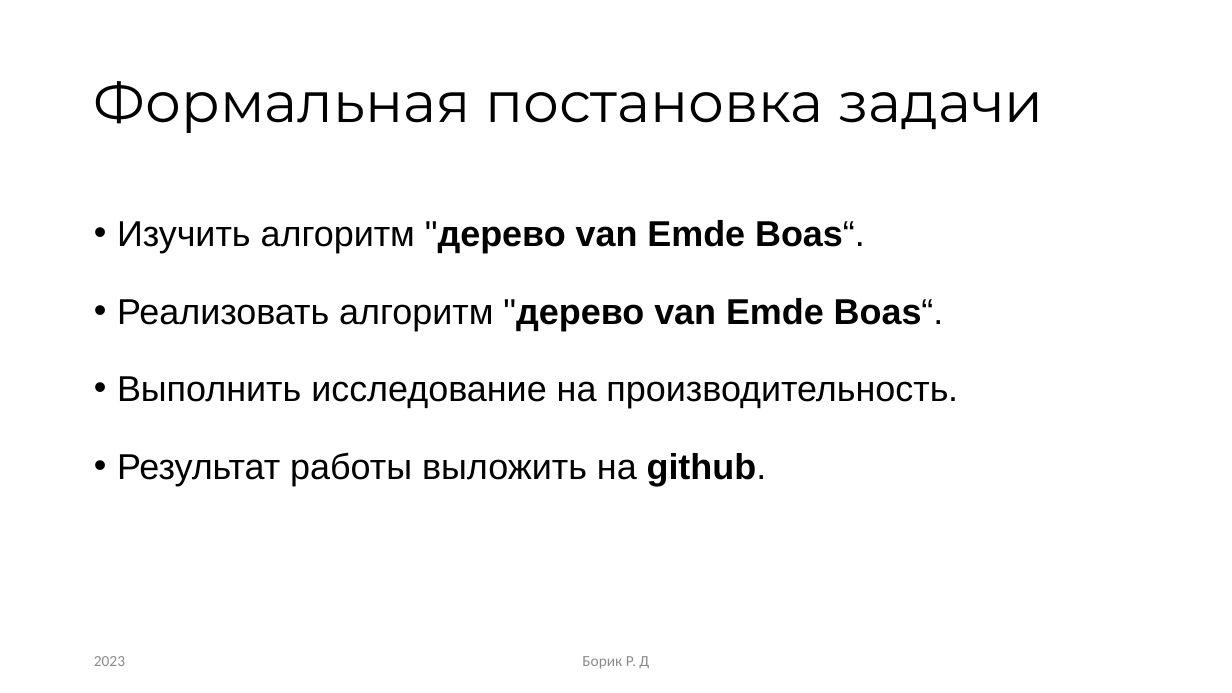
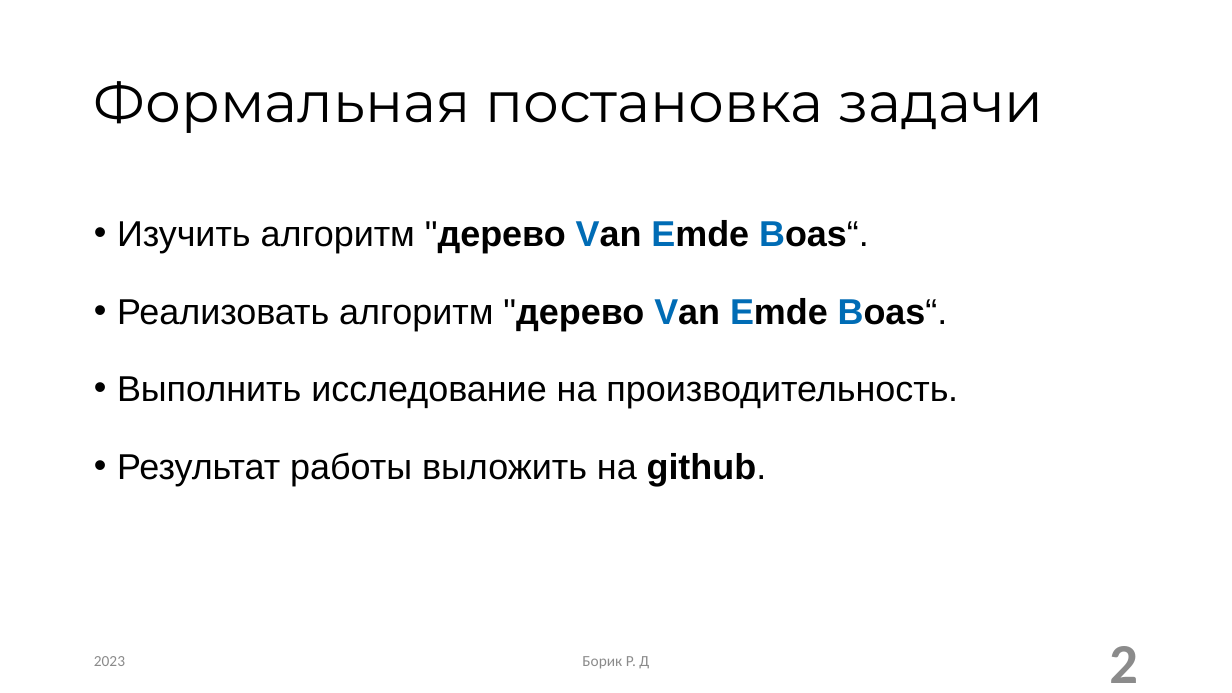
Before and after one commit to RandomServant/Van-Emde-Boas-tree, a slide deck: slide 2 of Presentation van Emde Boas tree.pptx. Drawn at 1232x693 pixels with LibreOffice and Linux fonts; fonts in the diff are those of the drawing. Boxes give left, top, right and bottom in pixels: in the first picture for what was removed or moved away, otherwise in the second. Text is boxed around its words. In the diff, an @@ line names an element or a change of style, - is before the commit and + after.

Commit message:
Update Presentation van Emde Boas tree

```diff
--- a/Presentation van Emde Boas tree.pptx
+++ b/Presentation van Emde Boas tree.pptx
@@ text at [117, 220, 948, 331]: text changed @@
-• Изучить алгоритм "дерево van Emde Boas“.
-• Реализовать алгоритм "дерево van Emde Boas“.
+• Изучить алгоритм "дерево Van Emde Boas“.
+• Реализовать алгоритм "дерево Van Emde Boas“.
@@ page number added at [1109, 646, 1138, 683], 44 pt, text #8C8C8C, bold @@
+2
```
Also in this commit, not shown: 15 other slides changed, 1 slide added, 5 slides removed.
